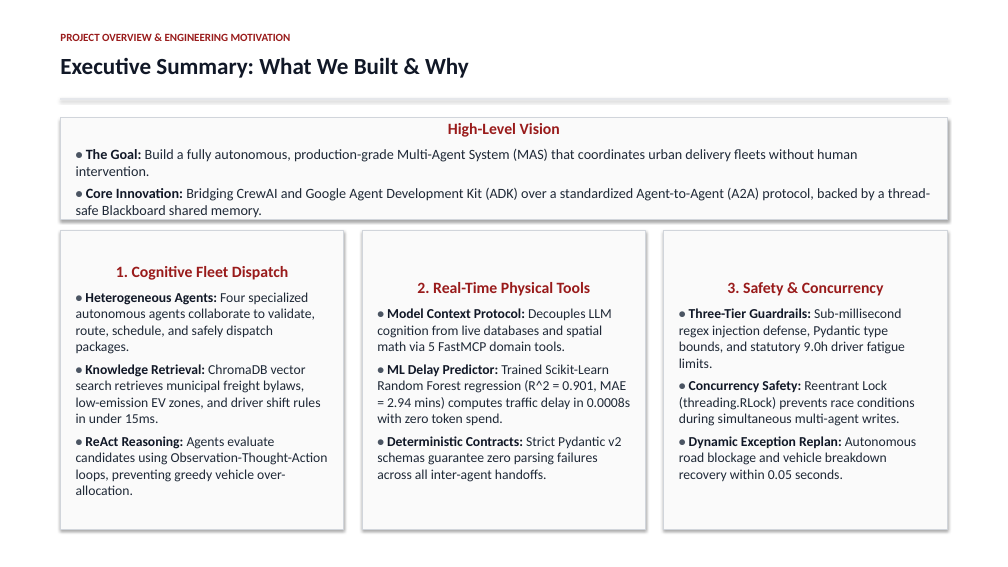
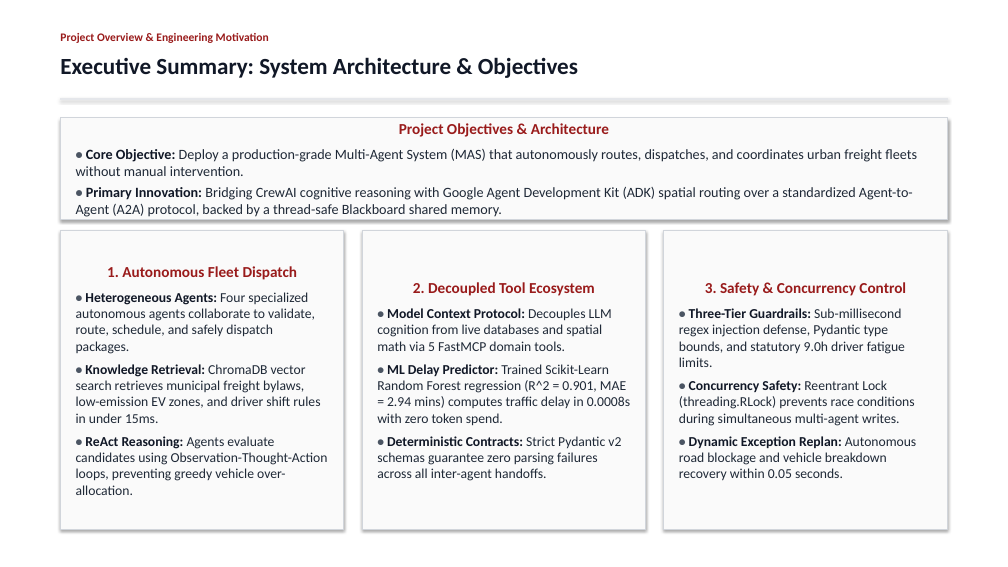
Before and after one commit to Akshat5091/DeliveryFleet-MAS, a slide deck: slide 2 of Eval 2 Documents/DeliveryFleet_MAS_Evaluation2_Master_Presentation.pptx. Drawn at 1008x567 pixels with LibreOffice and Linux fonts; fonts in the diff are those of the drawing. Boxes give left, top, right and bottom in pixels: in the first picture for what was removed or moved away, otherwise in the second. Text is boxed around its words. In the diff, an @@ line names an element or a change of style, - is before the commit and + after.

Commit message:
refactor: purge all AI meta-cues, rubric-citations, and defensive evaluation phrasing in favor of rigorous engineering presentation language

```diff
--- a/Eval 2 Documents/DeliveryFleet_MAS_Evaluation2_Master_Presentation.pptx
+++ b/Eval 2 Documents/DeliveryFleet_MAS_Evaluation2_Master_Presentation.pptx
@@ text at [60, 33, 269, 43]: text changed; size 10.5 to 11 pt @@
-PROJECT OVERVIEW & ENGINEERING MOTIVATION
+Project Overview & Engineering Motivation
@@ text at [60, 57, 578, 78]: text changed @@
-Executive Summary: What We Built & Why
+Executive Summary: System Architecture & Objectives
@@ text in rectangle at [76, 123, 917, 217]: text changed @@
-High-Level Vision
-• The Goal: Build a fully autonomous, production-grade Multi-Agent System (MAS) that coordinates urban delivery fleets without human intervention.
-• Core Innovation: Bridging CrewAI and Google Agent Development Kit (ADK) over a standardized Agent-to-Agent (A2A) protocol, backed by a thread-safe Blackboard shared memory.
+Project Objectives & Architecture
+• Core Objective: Deploy a production-grade Multi-Agent System (MAS) that autonomously routes, dispatches, and coordinates urban freight fleets without manual intervention.
+• Primary Innovation: Bridging CrewAI cognitive reasoning with Google Agent Development Kit (ADK) spatial routing over a standardized Agent-to-Agent (A2A) protocol, backed by a thread-safe Blackboard shared memory.
@@ text in rectangle at [107, 266, 298, 280]: text changed; size 15 to 14.5 pt @@
-1. Cognitive Fleet Dispatch
+1. Autonomous Fleet Dispatch
@@ text in rectangle at [413, 282, 595, 296]: text changed; size 15 to 14.5 pt @@
-2. Real-Time Physical Tools
+2. Decoupled Tool Ecosystem
@@ text in rectangle at [705, 282, 906, 296]: text changed; size 15 to 14.5 pt @@
-3. Safety & Concurrency
+3. Safety & Concurrency Control
```
Also in this commit, not shown: 20 other slides changed, 3 other files.
